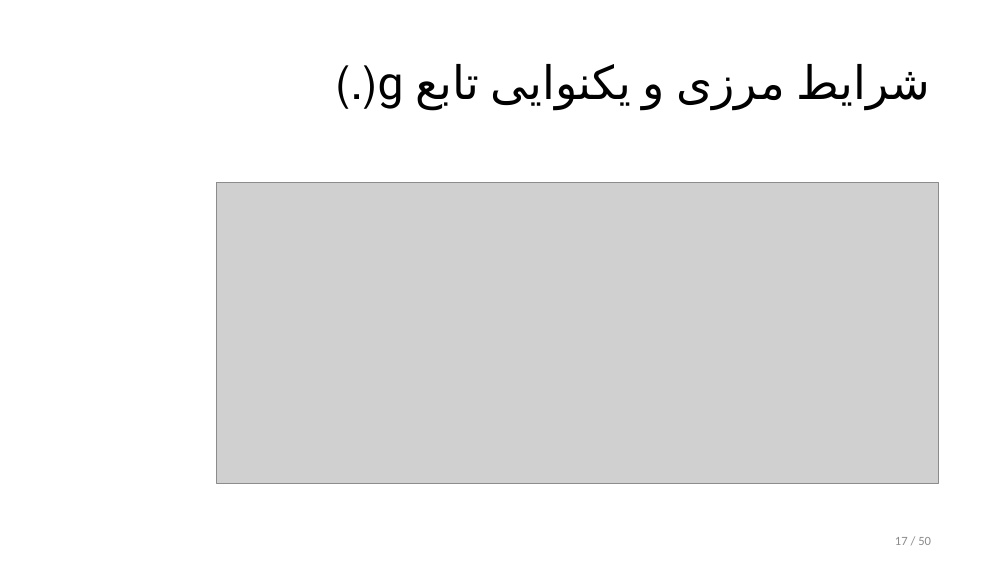
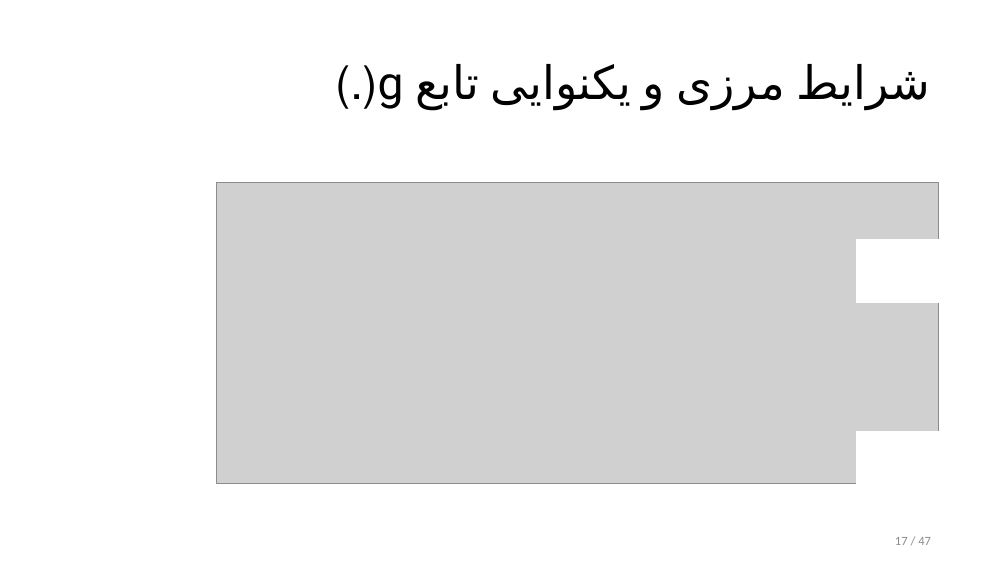
Before and after one commit to alphamarket/defence.pres, a slide deck: slide 17 of defence.pptx. Drawn at 1008x567 pixels with LibreOffice and Linux fonts; fonts in the diff are those of the drawing; grey boxes stand for pictures. Boxes give left, top, right and bottom in pixels: in the first picture for what was removed or moved away, otherwise in the second. Text is boxed around its words. In the diff, an @@ line names an element or a change of style, - is before the commit and + after.

```diff
--- a/defence.pptx
+++ b/defence.pptx
@@ rectangle added at box(857, 239, 951, 302), fill #FFFFFF, outline #FFFFFF 1 pt @@
@@ rectangle added at box(857, 431, 951, 495), fill #FFFFFF, outline #FFFFFF 1 pt @@
@@ page number at box(895, 537, 931, 545): text changed @@
-17 / 50
+17 / 47
```
Also in this commit, not shown: 24 other slides changed, 1 slide added, 1 slide removed, 1 other file.
